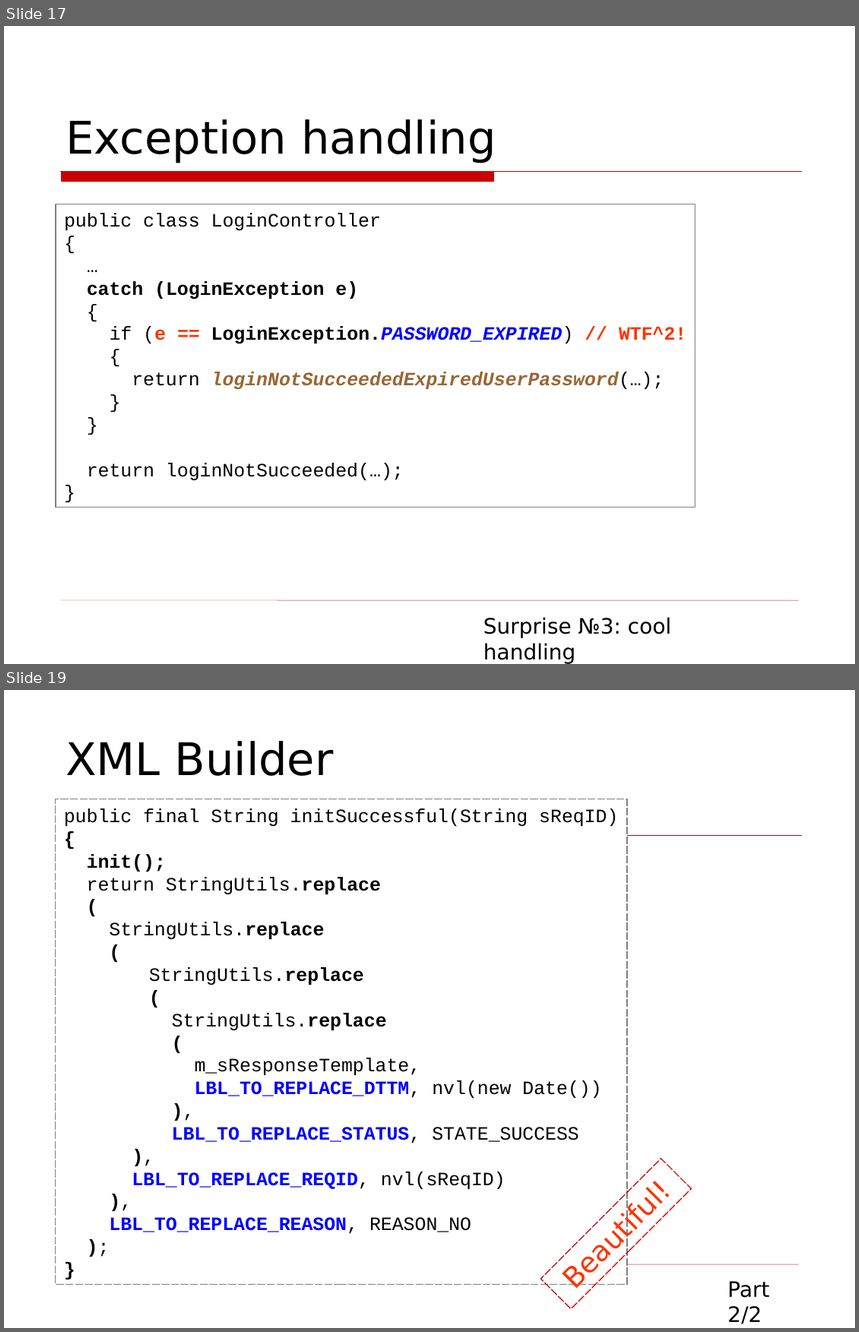
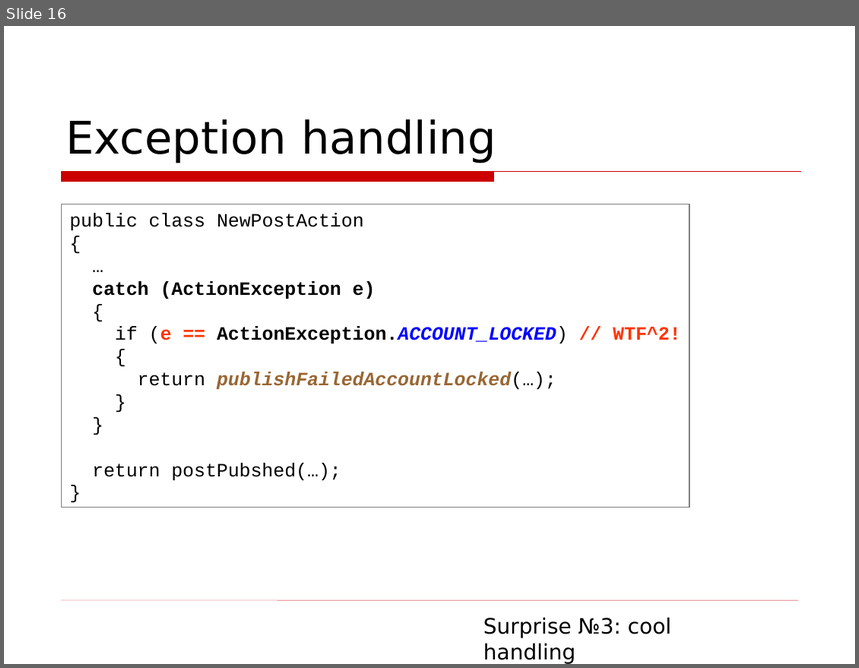
Before and after one commit to asolntsev/presentations, a slide deck: wtf-code/WTF_code.topconf.en.ppt. Shown one above the other, each under a label of ours: slides 17 and 19 before the commit, slide 16 after it; the slides between them are not shown. The pictures are 859x1332 and 859x668 pixels, drawn with LibreOffice and Linux fonts; fonts in the diff are those of the drawing; background and template pictures are left out. Boxes give left, top, right and bottom in pixels: in the first picture for what was removed or moved away, otherwise in the second. Text is boxed around its words. In the diff, an @@ line names an element or a change of style, - is before the commit and + after.

```diff
--- a/wtf-code/WTF_code.topconf.en.ppt
+++ b/wtf-code/WTF_code.topconf.en.ppt
@@ slide 19 removed at bbox=[4, 690, 855, 1328], background picture (left out); not listed: 2 template elements that a slide beside it also shows @@
@@ title removed at bbox=[66, 741, 334, 776] @@
-XML Builder
@@ rectangle removed at bbox=[56, 799, 628, 1284] @@
-public final String initSuccessful(String sReqID)
-{
-init();
-return StringUtils.replace
-(
-StringUtils.replace
-(
-StringUtils.replace
-(
-StringUtils.replace
-(
-m_sResponseTemplate,
-LBL_TO_REPLACE_DTTM, nvl(new Date())
-),
-LBL_TO_REPLACE_STATUS, STATE_SUCCESS
-),
-LBL_TO_REPLACE_REQID, nvl(sReqID)
-),
-LBL_TO_REPLACE_REASON, REASON_NO
-);
-}
@@ rectangle removed at bbox=[541, 1159, 691, 1309] @@
-Beautiful!
@@ text removed at bbox=[728, 1281, 769, 1325] @@
-Part 2/2
@@ what was slide 17 is now slide 16 @@
@@ slide 16 changed as well @@
@@ rectangle "public class NewPostAction": place and size @@
-rectangle "public class NewPostAction" at bbox=[56, 204, 695, 508]
+rectangle "public class NewPostAction" at bbox=[61, 204, 690, 508]
@@ text in rectangle at bbox=[69, 213, 364, 230]: text changed @@
-public class LoginController
+public class NewPostAction
@@ text in rectangle at bbox=[92, 281, 376, 299]: text changed @@
-catch (LoginException e)
+catch (ActionException e)
@@ text in rectangle at bbox=[115, 326, 680, 344]: text changed @@
-if (e == LoginException.PASSWORD_EXPIRED) // WTF^2!
+if (e == ActionException.ACCOUNT_LOCKED) // WTF^2!
@@ text in rectangle at bbox=[138, 372, 557, 389]: text changed @@
-return loginNotSucceededExpiredUserPassword(…);
+return publishFailedAccountLocked(…);
@@ text in rectangle at bbox=[92, 463, 341, 480]: text changed @@
-return loginNotSucceeded(…);
+return postPubshed(…);
```
Also in this commit, not shown: 9 other slides changed, 10 slides added, 11 other slides removed.
